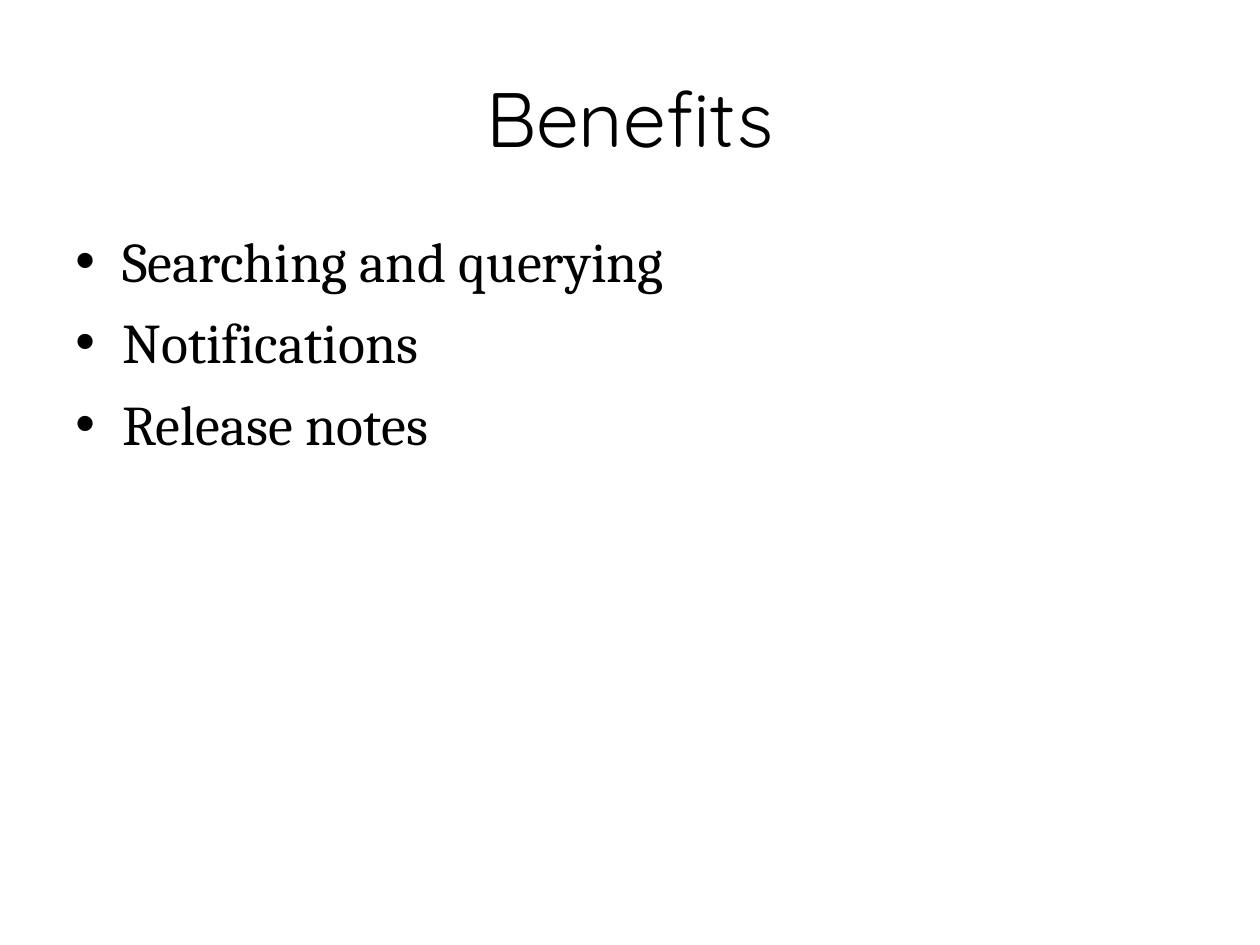
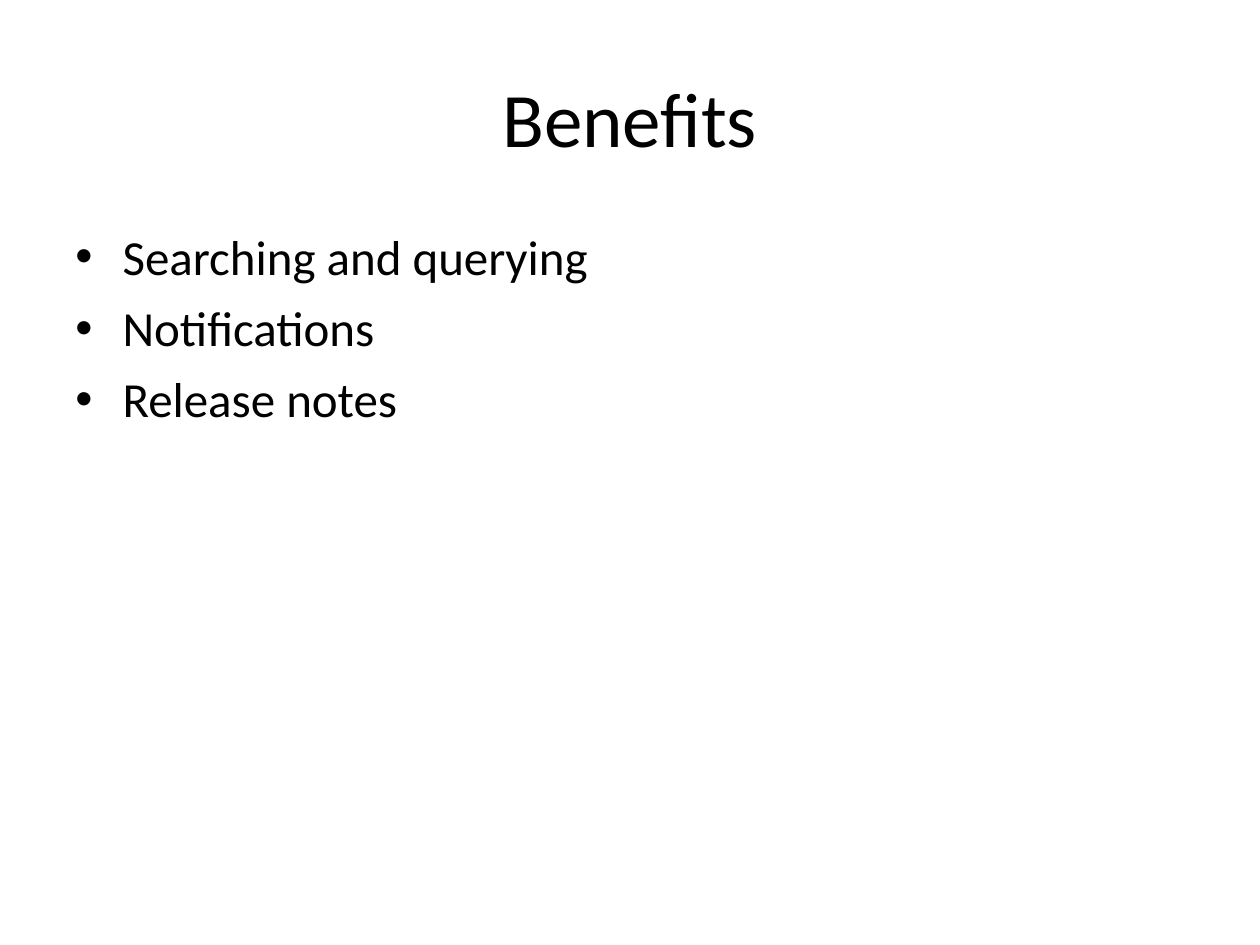
Before and after one commit to hdgarrood/yini-cttb-redmine, a slide deck: slide 6 of Migrating to Redmine.ppt. Drawn at 1260x945 pixels with LibreOffice and Linux fonts; fonts in the diff are those of the drawing; background and template pictures are left out. Boxes give left, top, right and bottom in pixels: in the first picture for what was removed or moved away, otherwise in the second. Text is boxed around its words. In the diff, an @@ line names an element or a change of style, - is before the commit and + after.

Commit message:
really fix style stuff
there was some weird stuff going on in the last two slides

```diff
--- a/Migrating to Redmine.ppt
+++ b/Migrating to Redmine.ppt
@@ title "Benefits" moved from (x1=486, y1=90, x2=773, y2=148) to (x1=502, y1=93, x2=757, y2=148) @@
@@ title "Benefits" at (x1=502, y1=93, x2=757, y2=148): font Quicksand to Calibri @@
@@ text "Searching and querying" at (x1=123, y1=241, x2=588, y2=418): size 32 to 28 pt, font Cambria to Calibri; indent changed; less space between paragraphs @@
```
Also in this commit, not shown: 6 other slides changed.
